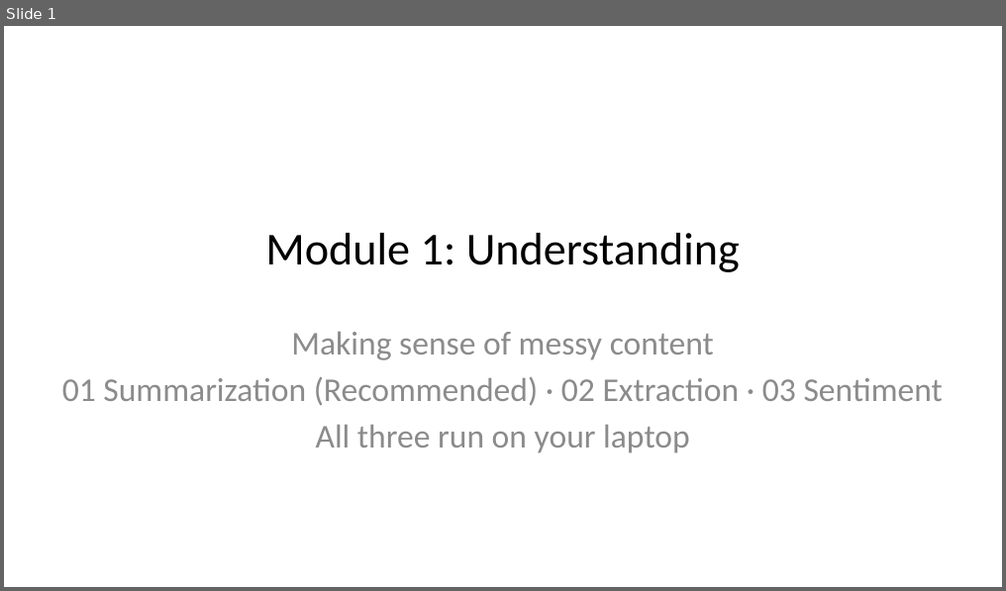
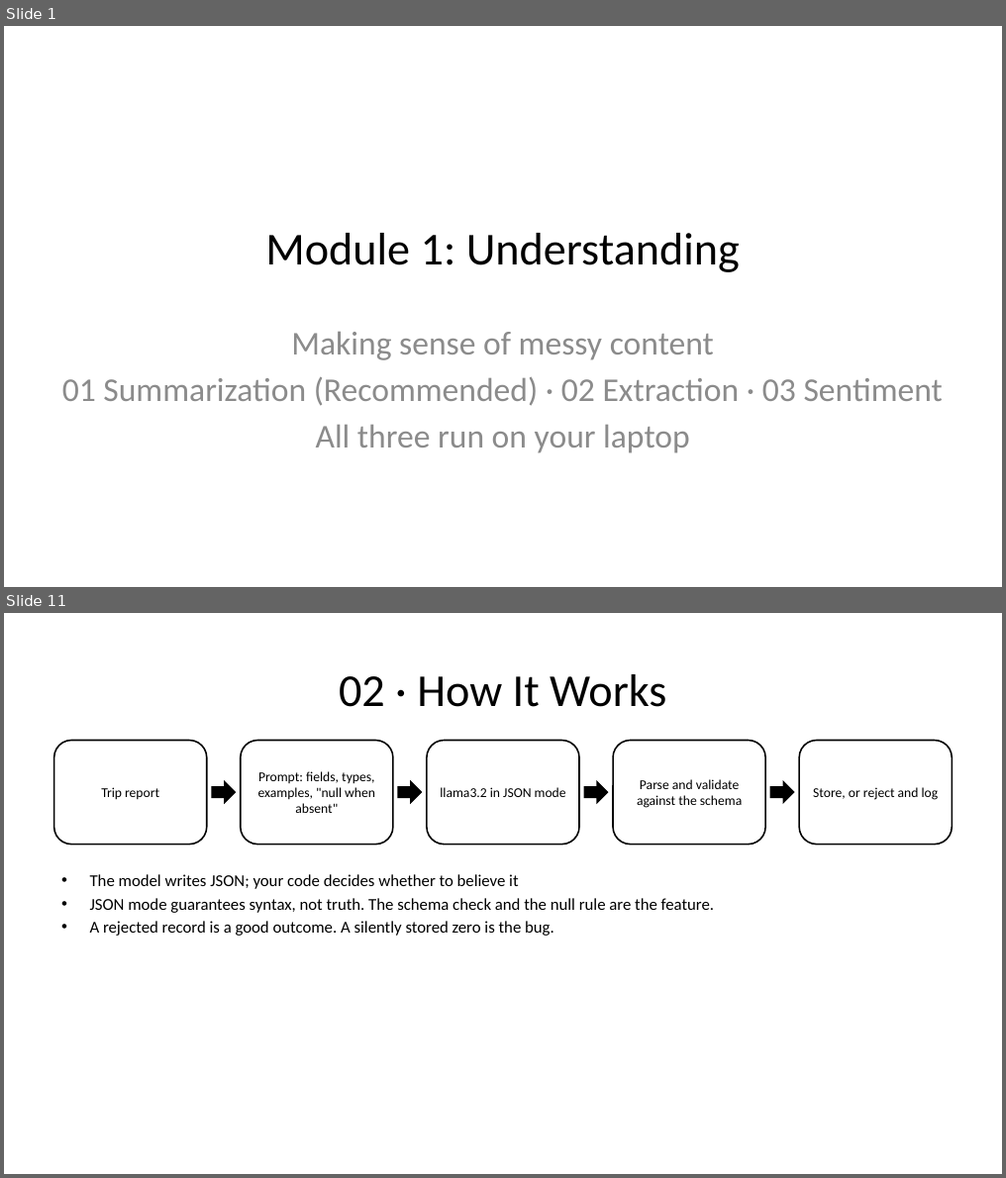
Before and after one commit to trailheadtechnology/10-ai-features-workshop, a slide deck: docs/slides/pptx/M1-understanding.pptx. Shown one above the other, each under a label of ours: slide 1 before the commit, slides 1 and 11 after it; the slides between them are not shown. The pictures are 1006x591 and 1006x1178 pixels, drawn with LibreOffice and Linux fonts; fonts in the diff are those of the drawing. Boxes give left, top, right and bottom in pixels: in the first picture for what was removed or moved away, otherwise in the second. Text is boxed around its words. In the diff, an @@ line names an element or a change of style, - is before the commit and + after.

```diff
--- a/docs/slides/pptx/M1-understanding.pptx
+++ b/docs/slides/pptx/M1-understanding.pptx
@@ slide 11 added at (4, 613, 1002, 1174), background #FFFFFF @@
@@ title added at (339, 674, 666, 707), 44 pt, text #000000 @@
+02 · How It Works
@@ rounded rectangle added at (54, 741, 207, 845), outline #000000 1.5 pt, 13 pt, text #000000 @@
+Trip report
@@ rounded rectangle added at (241, 741, 393, 845), outline #000000 1.5 pt, 13 pt, text #000000 @@
+Prompt: fields, types, examples, "null when absent"
@@ rounded rectangle added at (427, 741, 580, 845), outline #000000 1.5 pt, 13 pt, text #000000 @@
+llama3.2 in JSON mode
@@ rounded rectangle added at (614, 741, 766, 845), outline #000000 1.5 pt, 13 pt, text #000000 @@
+Parse and validate against the schema
@@ rounded rectangle added at (799, 741, 951, 845), outline #000000 1.5 pt, 13 pt, text #000000 @@
+Store, or reject and log
@@ right arrow added at (211, 780, 236, 804), fill #000000 @@
@@ right arrow added at (398, 780, 423, 804), fill #000000 @@
@@ right arrow added at (584, 780, 609, 804), fill #000000 @@
@@ right arrow added at (770, 780, 795, 804), fill #000000 @@
@@ text added at (90, 874, 714, 936), 16 pt, text #000000 @@
+• The model writes JSON; your code decides whether to believe it
+• JSON mode guarantees syntax, not truth. The schema check and the null rule are the feature.
+• A rejected record is a good outcome. A silently stored zero is the bug.
```
Also in this commit, not shown: 15 slides changed, 3 other slides added, 12 other files.
